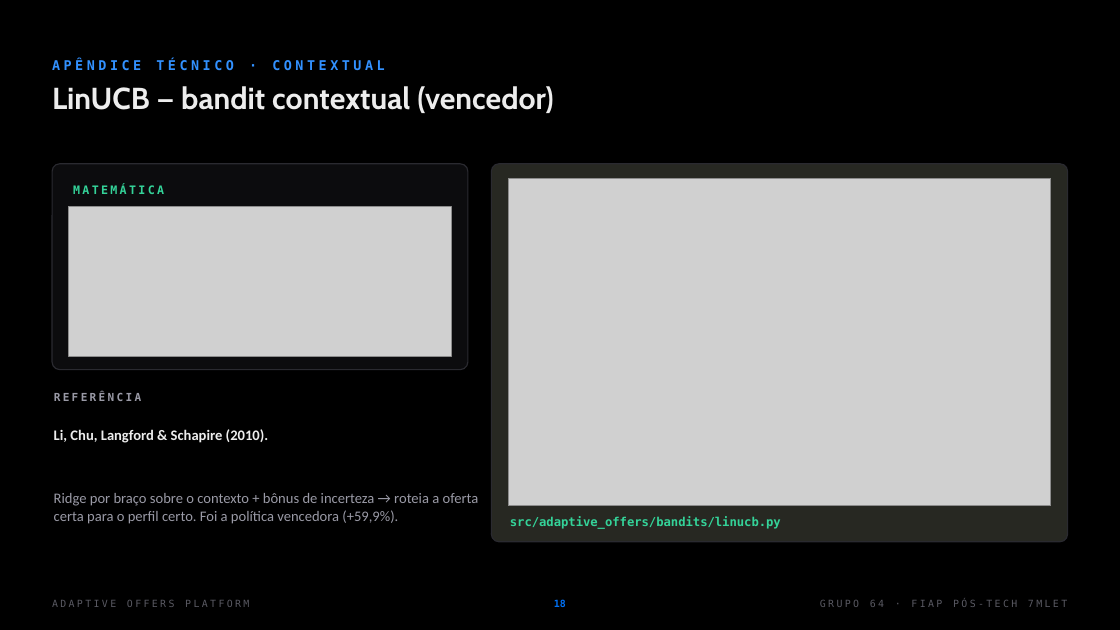
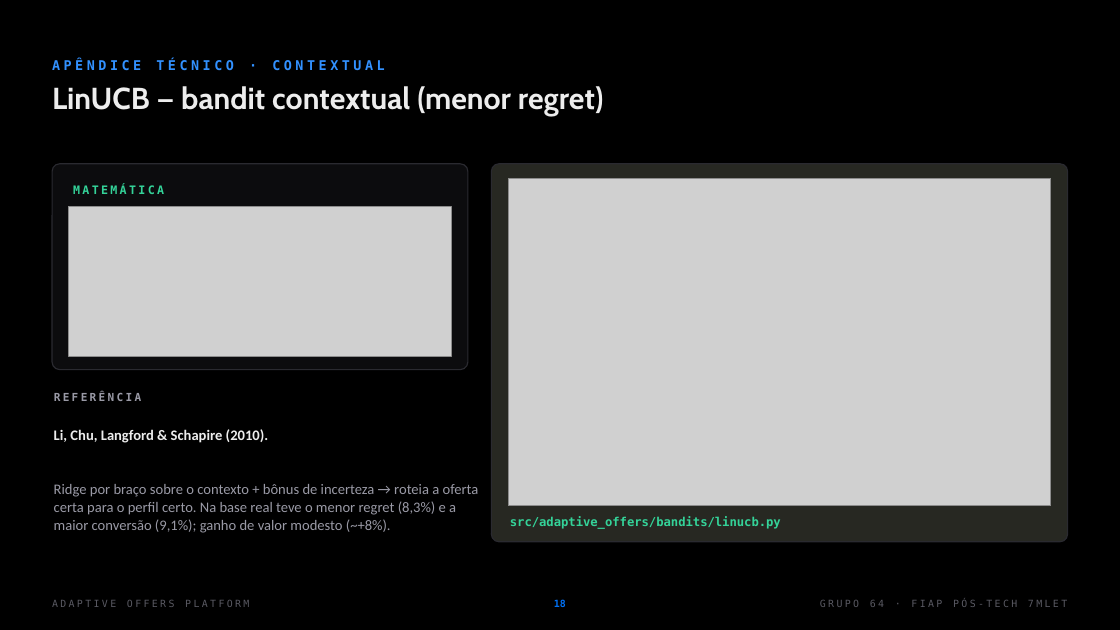
Before and after one commit to dionebraga/datathon-7mlet-grupo-64, a slide deck: slide 18 of docs/Adaptive-Offers-Pitch-Grupo64.pptx. Drawn at 1120x630 pixels with LibreOffice and Linux fonts; fonts in the diff are those of the drawing; grey boxes stand for pictures. Boxes give left, top, right and bottom in pixels: in the first picture for what was removed or moved away, otherwise in the second. Text is boxed around its words. In the diff, an @@ line names an element or a change of style, - is before the commit and + after.

```diff
--- a/docs/Adaptive-Offers-Pitch-Grupo64.pptx
+++ b/docs/Adaptive-Offers-Pitch-Grupo64.pptx
@@ text at <box>52,86,604,117</box>: text changed @@
-LinUCB — bandit contextual (vencedor)
+LinUCB — bandit contextual (menor regret)
@@ text at <box>54,484,479,533</box>: text changed @@
-Ridge por braço sobre o contexto + bônus de incerteza → roteia a oferta certa para o perfil certo. Foi a política vencedora (+59,9%).
+Ridge por braço sobre o contexto + bônus de incerteza → roteia a oferta certa para o perfil certo. Na base real teve o menor regret (8,3%) e a maior conversão (9,1%); ganho de valor modesto (~+8%).
```
Also in this commit, not shown: 4 other slides changed.
